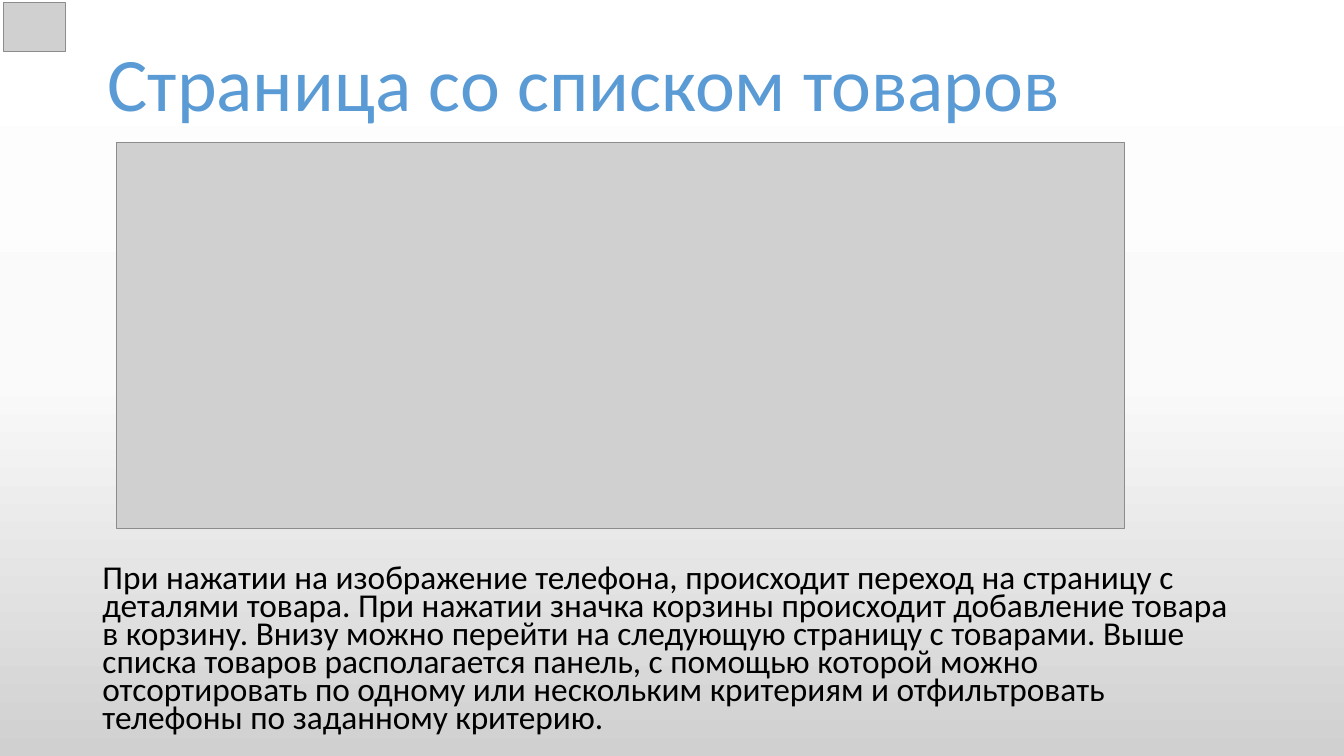
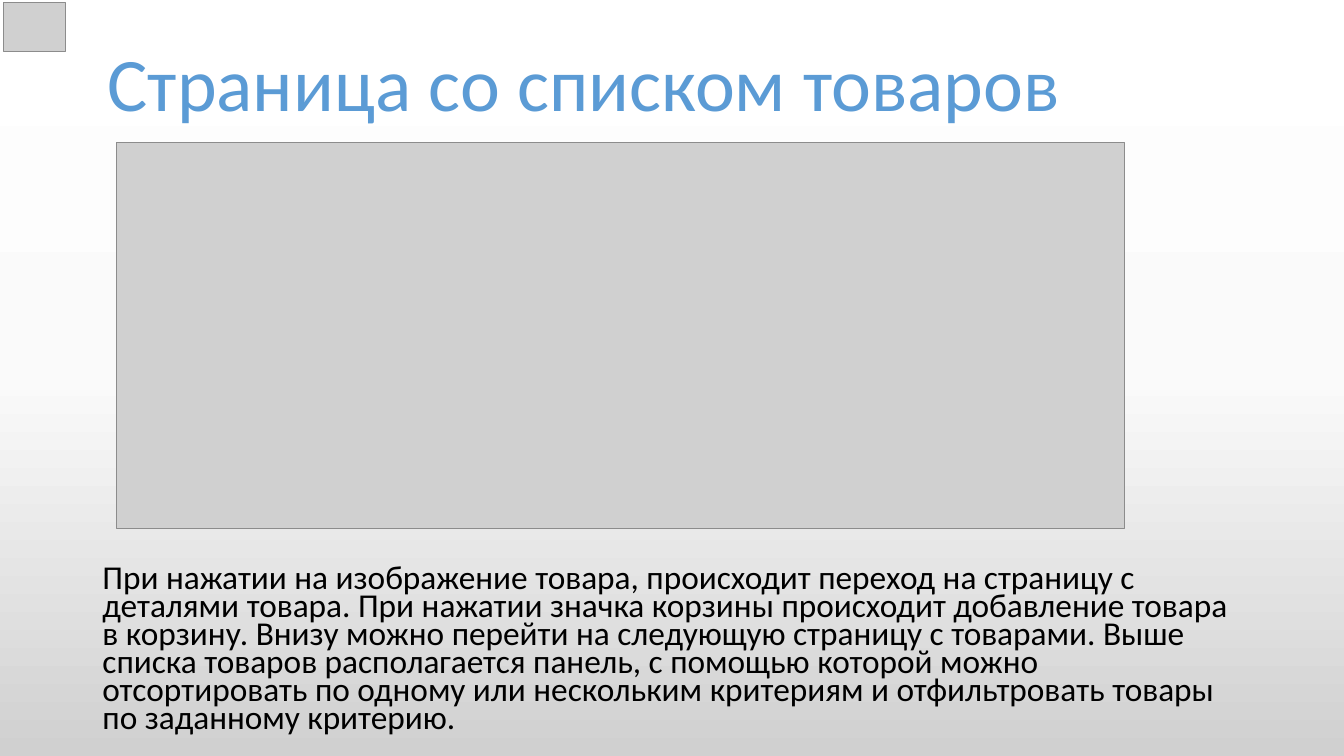
Before and after one commit to alexusievich/DemoProject, a slide deck: slide 6 of Project presentation.pptx. Drawn at 1344x756 pixels with LibreOffice and Linux fonts; fonts in the diff are those of the drawing; grey boxes stand for pictures. Boxes give left, top, right and bottom in pixels: in the first picture for what was removed or moved away, otherwise in the second. Text is boxed around its words. In the diff, an @@ line names an element or a change of style, - is before the commit and + after.

```diff
--- a/Project presentation.pptx
+++ b/Project presentation.pptx
@@ text at [102,566,1227,735]: text changed @@
-При нажатии на изображение телефона, происходит переход на страницу с деталями товара. При нажатии значка корзины происходит добавление товара в корзину. Внизу можно перейти на следующую страницу с товарами. Выше списка товаров располагается панель, с помощью которой можно отсортировать по одному или нескольким критериям и отфильтровать телефоны по заданному критерию.
+При нажатии на изображение товара, происходит переход на страницу с деталями товара. При нажатии значка корзины происходит добавление товара в корзину. Внизу можно перейти на следующую страницу с товарами. Выше списка товаров располагается панель, с помощью которой можно отсортировать по одному или нескольким критериям и отфильтровать товары по заданному критерию.
```
Also in this commit, not shown: 1 other file.
